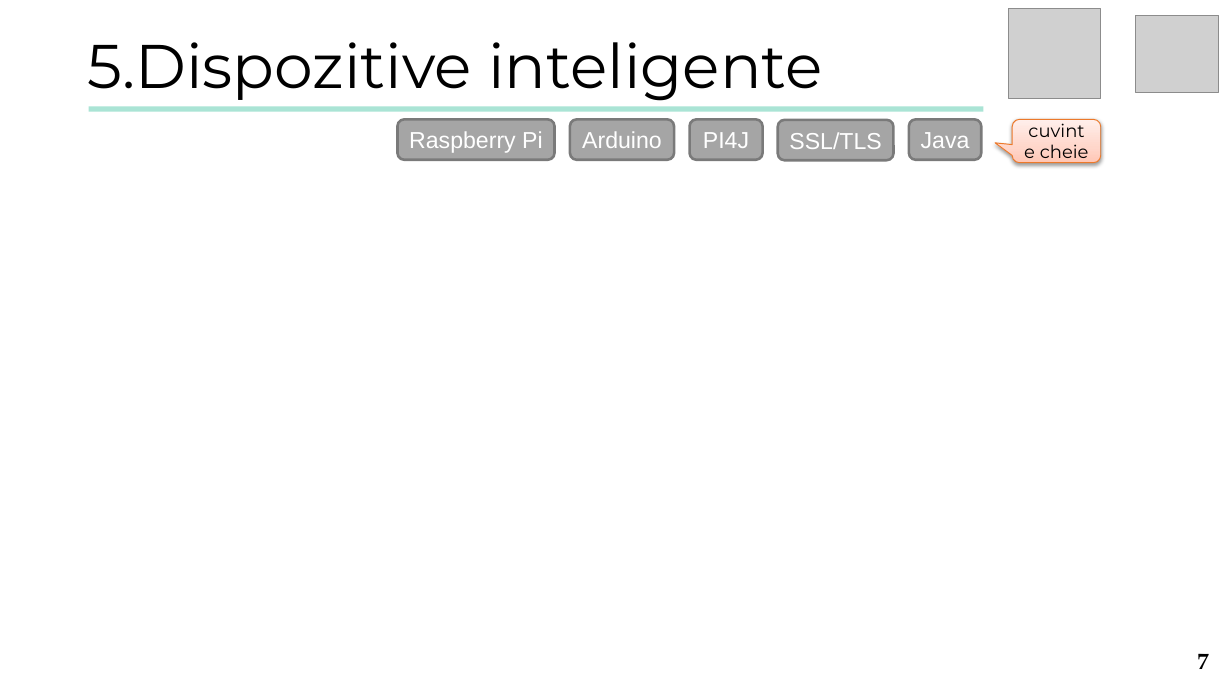
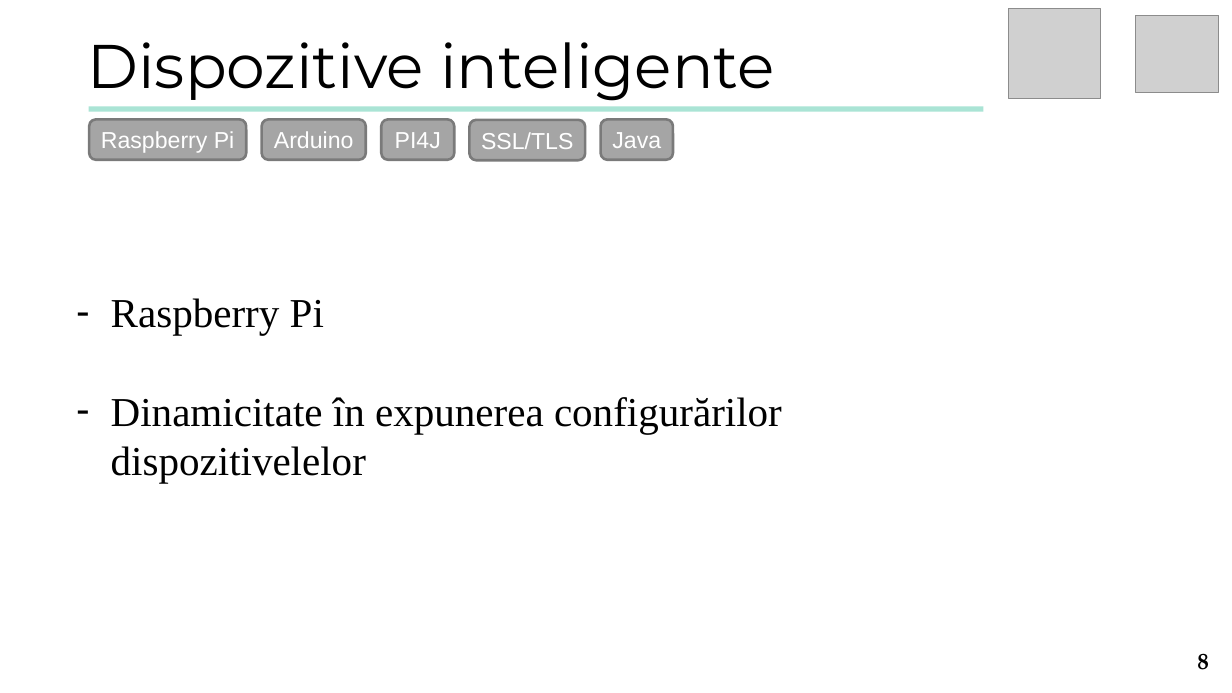
Before and after one commit to turcunicusor/Licenta, a slide deck: slide 8 of Documentation/Presentation.pptx (slide 7 before the commit). Drawn at 1232x693 pixels with LibreOffice and Linux fonts; fonts in the diff are those of the drawing; grey boxes stand for pictures. Boxes give left, top, right and bottom in pixels: in the first picture for what was removed or moved away, otherwise in the second. Text is boxed around its words. In the diff, an @@ line names an element or a change of style, - is before the commit and + after.

```diff
--- a/Documentation/Presentation.pptx
+++ b/Documentation/Presentation.pptx
@@ text at bbox=[87, 42, 775, 101]: text changed @@
-5.Dispozitive inteligente
+Dispozitive inteligente
@@ rounded rectangle "Raspberry Pi": place and size @@
-rounded rectangle "Raspberry Pi" at bbox=[397, 119, 555, 160]
+rounded rectangle "Raspberry Pi" at bbox=[90, 119, 247, 160]
@@ 3 rounded rectangles: place and size @@
-3 rounded rectangles at bbox=[570, 119, 982, 161]
+3 rounded rectangles at bbox=[262, 119, 673, 161]
@@ rounded rectangle "PI4J": place and size @@
-rounded rectangle "PI4J" at bbox=[689, 119, 762, 160]
+rounded rectangle "PI4J" at bbox=[382, 119, 455, 160]
@@ rounded speech box removed at bbox=[1013, 119, 1102, 163] @@
-cuvinte cheie
@@ text added at bbox=[111, 298, 782, 483], 32 pt, text #000000 @@
+– Raspberry Pi
+– Dinamicitate în expunerea configurărilor dispozitivelelor
@@ page number at bbox=[1197, 653, 1209, 670]: text changed @@
-7
+8
```
Also in this commit, not shown: 10 other slides changed, 2 slides added, 1 slide removed, 4 other files.
